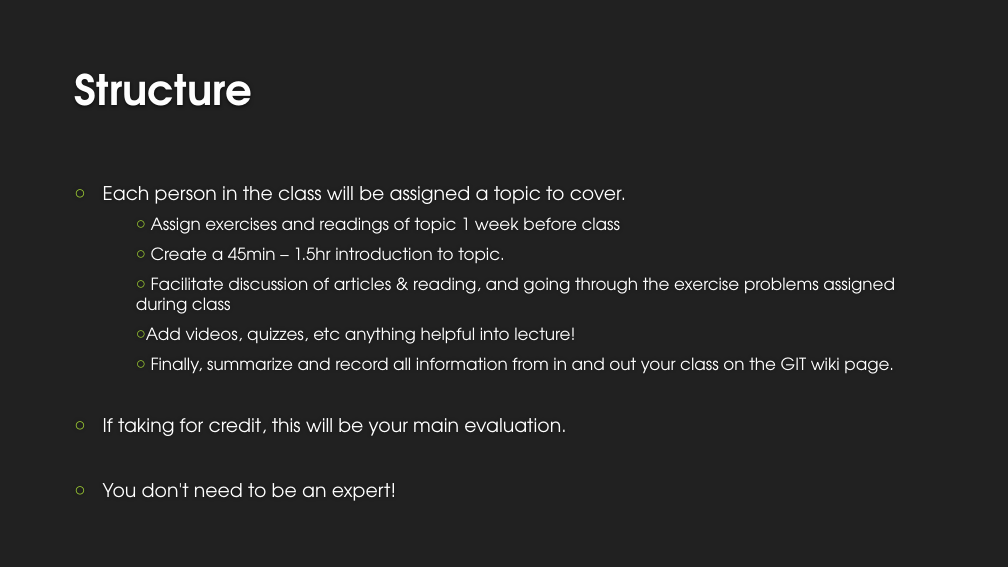
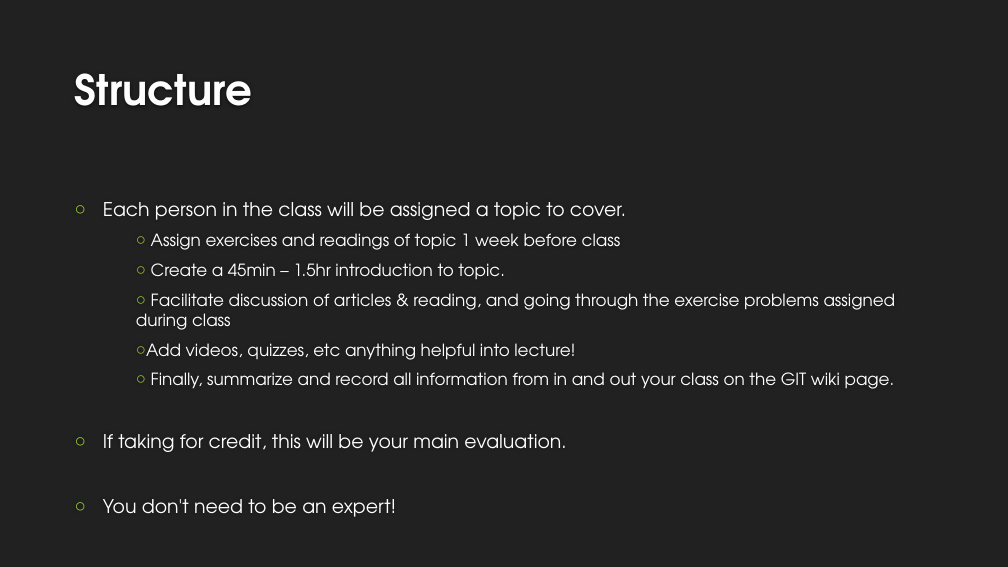
Before and after one commit to aclark43/BCS519_stats, a slide deck: slide 5 of Presentations/Week_1_Introduction/BCS Stats Week 1 INTRO.pptx. Drawn at 1008x567 pixels with LibreOffice and Linux fonts; fonts in the diff are those of the drawing; background and template pictures are left out. Boxes give left, top, right and bottom in pixels: in the first picture for what was removed or moved away, otherwise in the second. Text is boxed around its words. In the diff, an @@ line names an element or a change of style, - is before the commit and + after.

Commit message:
Created Week 2 Powerpoint and added materials

```diff
--- a/Presentations/Week_1_Introduction/BCS Stats Week 1 INTRO.pptx
+++ b/Presentations/Week_1_Introduction/BCS Stats Week 1 INTRO.pptx
@@ text "Each person in the class ...": place and size @@
-text "Each person in the class ..." at <box>103,186,895,501</box>
+text "Each person in the class ..." at <box>103,202,896,517</box>
```
Also in this commit, not shown: 3 other slides changed, 9 other files.
